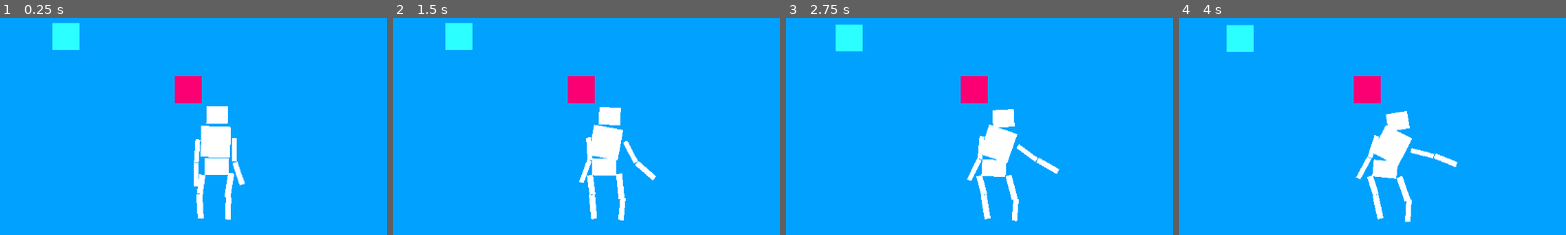
Above: before the commit, frames 1-4 (left to right).
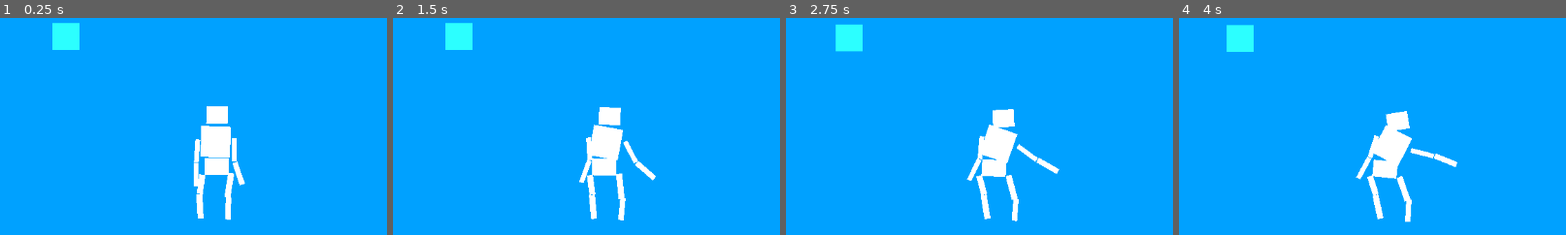
Above: after the commit, the same moments.

Repository: malceore/ClownCarGame
Game: Godot game, scene res://scenes/mini_game.tscn
Same seed, same stepped clock (60 frames per second), same inputs: the game is played once before the commit and once after it. This scene is started directly instead of the project's main scene.
Inputs (mouse positions are % of the whole screen's width and height, from its top left):
- Up to frame 1 (0.25 s): no input
- Up to frame 2 (1.5 s): move the mouse to (49, 44) at 0.52 s; press the mouse at (49, 44) at 0.53 s; hold D (turn_right) 0.53-1.28 s; move the mouse to (30, 55) at 1.27 s; release the mouse at (30, 55) at 1.28 s; hold S (reverse) from 1.28 s (still down); tap Space (honk) at 1.35 s
- Up to frame 3 (2.75 s): move the mouse to (60, 28) at 2.02 s; release S (reverse) at 2.03 s; press the mouse at (60, 28) at 2.03 s; hold D (turn_right) from 2.03 s (still down)
- Up to frame 4 (4 s): move the mouse to (45, 70) at 2.77 s; release D (turn_right) at 2.78 s; release the mouse at (45, 70) at 2.78 s; hold W (accelerate) 2.78-3.53 s; tap Space (honk) at 2.85 s; move the mouse to (80, 65) at 3.52 s; press the mouse at (80, 65) at 3.53 s; hold A (turn_left) from 3.53 s (still down)
The pictures show only the part of the screen within x 41-91%, y 40-90%; the shares and areas given below are measured in that part.

The runs differ from the first frame. In frame 1, 0.9% of the frame differs, in the area x 45-53%, y 26-40%; in frame 2, 0.9%; in frame 3, 0.9%; in frame 4, 0.9%.

Commit message:
tweaked clown and fixed minigame success detection

Diff:
--- a/MiniGame.gd
+++ b/MiniGame.gd
@@ -21,9 +21,9 @@
 
 
 func _on_destination_body_entered(body):
-	if(body.name == "Clown"):
+	if(body.owner == $Clown):
 		$Destination/SuccessColor.set_color(Color.GREEN)
 
 func _on_destination_body_exited(body):
-	if(body.name == "Clown"):
+	if(body.owner == $Clown):
 		$Destination/SuccessColor.set_color(Color.RED)
--- a/scenes/clown_skeleton.gd
+++ /dev/null
@@ -1,4 +0,0 @@
-extends Node2D
-
-func _physics_process(delta):
-	pass
--- a/scenes/clown_skeleton.tscn
+++ b/scenes/clown_skeleton.tscn
@@ -1,13 +1,11 @@
-[gd_scene load_steps=4 format=3 uid="uid://gbcy2nmivk1r"]
+[gd_scene load_steps=3 format=3 uid="uid://gbcy2nmivk1r"]
 
 [ext_resource type="Texture2D" uid="uid://wmiac7w63pq8" path="res://graphics/gBot_pieces.png" id="1_sgyxu"]
-[ext_resource type="Script" path="res://scenes/clown_skeleton.gd" id="1_ufou6"]
 
 [sub_resource type="RectangleShape2D" id="RectangleShape2D_8oocb"]
 size = Vector2(20, 45)
 
 [node name="ClownSkeleton" type="Node2D"]
-script = ExtResource("1_ufou6")
 
 [node name="Polygons" type="Node2D" parent="."]
 visible = false
--- a/scenes/mini_game.tscn
+++ b/scenes/mini_game.tscn
@@ -11,6 +11,12 @@
 [sub_resource type="CanvasTexture" id="CanvasTexture_clfpr"]
 
 [sub_resource type="RectangleShape2D" id="RectangleShape2D_4s1w1"]
+
+[sub_resource type="RectangleShape2D" id="RectangleShape2D_m6ges"]
+size = Vector2(1162, 20)
+
+[sub_resource type="RectangleShape2D" id="RectangleShape2D_gbvfi"]
+size = Vector2(20, 660)
 
 [node name="MiniGame" type="Node2D"]
 script = ExtResource("1_sjmgm")
@@ -53,21 +59,51 @@
 offset_bottom = 646.0
 texture = SubResource("CanvasTexture_clfpr")
 
-[node name="Clown" type="RigidBody2D" parent="."]
+[node name="Clown" parent="." instance=ExtResource("2_77q5t")]
 position = Vector2(749, 365)
+
+[node name="TestClownBox" type="RigidBody2D" parent="."]
+position = Vector2(1262, 417)
 gravity_scale = 0.0
 
-[node name="CollisionShape2D" type="CollisionShape2D" parent="Clown"]
+[node name="CollisionShape2D" type="CollisionShape2D" parent="TestClownBox"]
 shape = SubResource("RectangleShape2D_4s1w1")
 
-[node name="TextureRect" type="ColorRect" parent="Clown"]
+[node name="TextureRect" type="ColorRect" parent="TestClownBox"]
 offset_left = -19.0
 offset_top = -20.0
 offset_right = 21.0
 offset_bottom = 20.0
 color = Color(0.980392, 0, 0.45098, 1)
+metadata/_edit_use_anchors_ = true
 
-[node name="ClownSkeleton" parent="Clown" instance=ExtResource("2_77q5t")]
+[node name="BottomWall" type="StaticBody2D" parent="."]
+position = Vector2(583, 648)
+
+[node name="CollisionShape2D" type="CollisionShape2D" parent="BottomWall"]
+position = Vector2(-8, 0)
+shape = SubResource("RectangleShape2D_m6ges")
+
+[node name="TopWall" type="StaticBody2D" parent="."]
+position = Vector2(582, -4)
+
+[node name="CollisionShape2D" type="CollisionShape2D" parent="TopWall"]
+position = Vector2(-8, 0)
+shape = SubResource("RectangleShape2D_m6ges")
+
+[node name="StaticBody2D" type="StaticBody2D" parent="."]
+position = Vector2(1151, 303)
+
+[node name="CollisionShape2D" type="CollisionShape2D" parent="StaticBody2D"]
+position = Vector2(0, 19)
+shape = SubResource("RectangleShape2D_gbvfi")
+
+[node name="StaticBody2D2" type="StaticBody2D" parent="."]
+position = Vector2(1151, 303)
+
+[node name="CollisionShape2D" type="CollisionShape2D" parent="StaticBody2D2"]
+position = Vector2(-1152, 20)
+shape = SubResource("RectangleShape2D_gbvfi")
 
 [connection signal="body_entered" from="Destination" to="." method="_on_destination_body_entered"]
 [connection signal="body_exited" from="Destination" to="." method="_on_destination_body_exited"]
Not shown: 1 places in scenes/mini_game.tscn that only renumber resources
